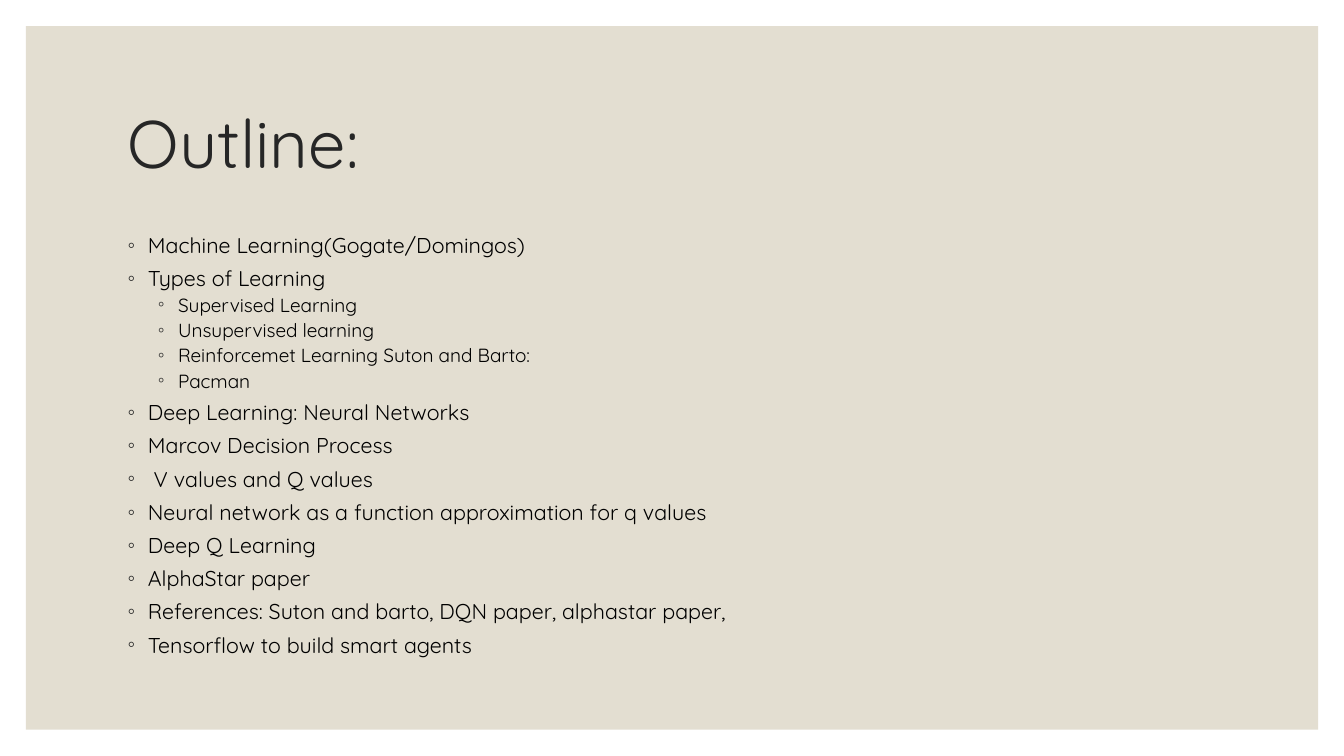
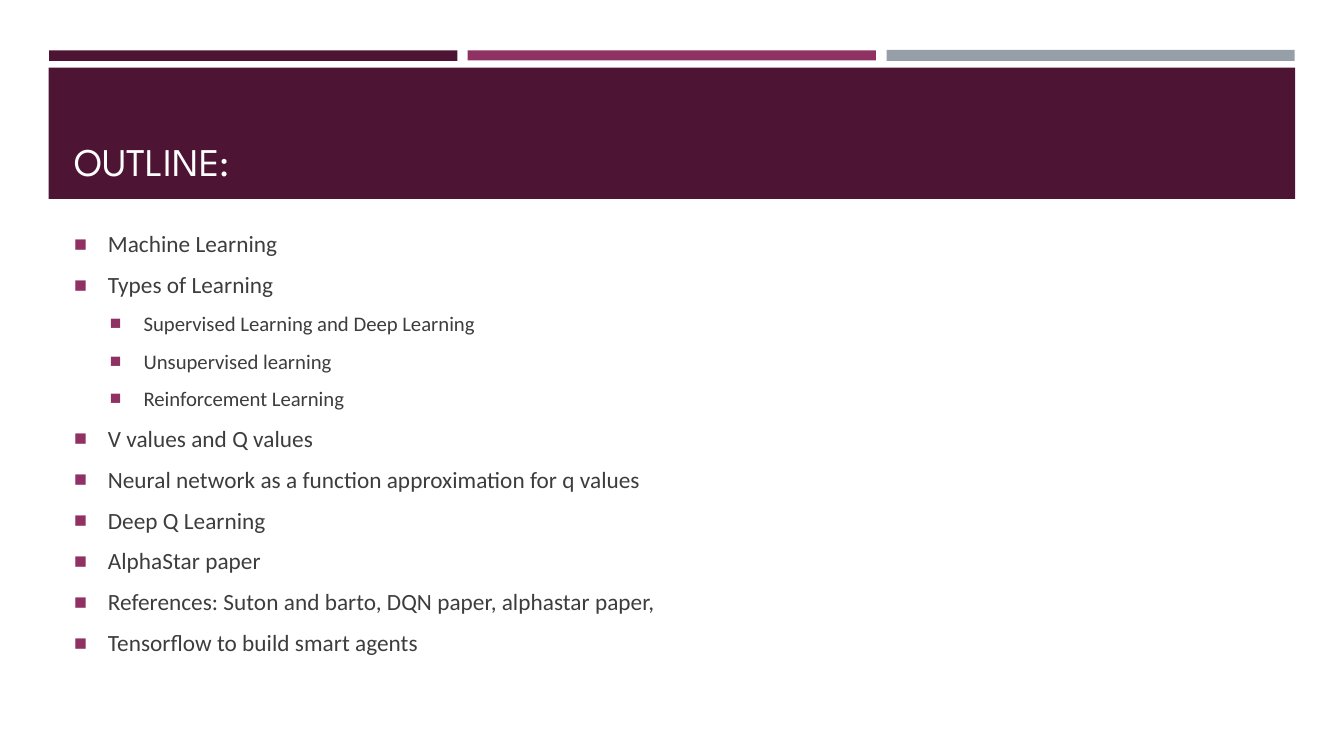
Before and after one commit to Boty22/Global-AI-Bootcamp-DRL, a slide deck: slide 3 of From RL to DRL.pptx (slide 2 before the commit). Drawn at 1344x756 pixels with LibreOffice and Linux fonts; fonts in the diff are those of the drawing. Boxes give left, top, right and bottom in pixels: in the first picture for what was removed or moved away, otherwise in the second. Text is boxed around its words. In the diff, an @@ line names an element or a change of style, - is before the commit and + after.

Commit message:
botcamp ppt design

```diff
--- a/From RL to DRL.pptx
+++ b/From RL to DRL.pptx
@@ rectangle removed at (26,26,1319,730) @@
@@ rectangle added at (49,50,458,60), fill #4D1434 @@
@@ rectangle added at (468,50,876,60), fill #903163 @@
@@ rectangle added at (886,50,1295,62), fill #969FA7 @@
@@ rectangle added at (48,68,1296,199), fill #4D1434 @@
@@ title "OUTLINE:" at (74,149,230,177): vertical alignment middle to bottom @@
@@ title at (74,149,230,177): text changed; size 48 to 28 pt; font Quicksand to League Spartan; text colour #262626 to #FFFFFF @@
-Outline:
+OUTLINE:
@@ text "Machine Learning": place and size @@
-text "Machine Learning" at (148,236,725,658)
+text "Machine Learning" at (108,236,654,655)
@@ text "Machine Learning" at (108,236,654,655): vertical alignment top to middle @@
@@ text at (108,236,278,256): text changed; size 15.3 to 16.6 pt; font Quicksand to Calibri; text colour #000000 to #3D3D3D @@
-◦ Machine Learning(Gogate/Domingos)
+■ Machine Learning
@@ text at (108,277,654,655): size 15.3 to 16.6 pt in "Types of Learning", "V values and Q values", "Neural network as a function approximation for ...", "Deep Q Learning" and 3 more places; font Quicksand to Calibri, text colour #000000 to #3D3D3D in "Types of Learning", "Unsupervised learning", "V values and Q values", "Neural network as a function approximation for ..." and 4 more places; size 13.6 to 14.8 pt in "Unsupervised learning"; bullet ◦ to ■; line spacing 0.8 to 1; bullet colour #262626 to #903163; more space between paragraphs @@
@@ text at (144,316,474,335): text changed; size 13.6 to 14.8 pt; font Quicksand to Calibri; text colour #000000 to #3D3D3D @@
-  ◦ Supervised Learning
+  ■ Supervised Learning and Deep Learning
@@ text at (144,392,344,410): text changed; size 15.3 to 14.8 pt; font Quicksand to Calibri; text colour #000000 to #3D3D3D @@
-  ◦ Reinforcemet Learning Suton and Barto:
-  ◦ Pacman
-◦ Deep Learning: Neural Networks
-◦ Marcov Decision Process
+  ■ Reinforcement Learning
```
Also in this commit, not shown: 14 other slides changed, 3 slides added, 2 slides removed, 4 other files.
